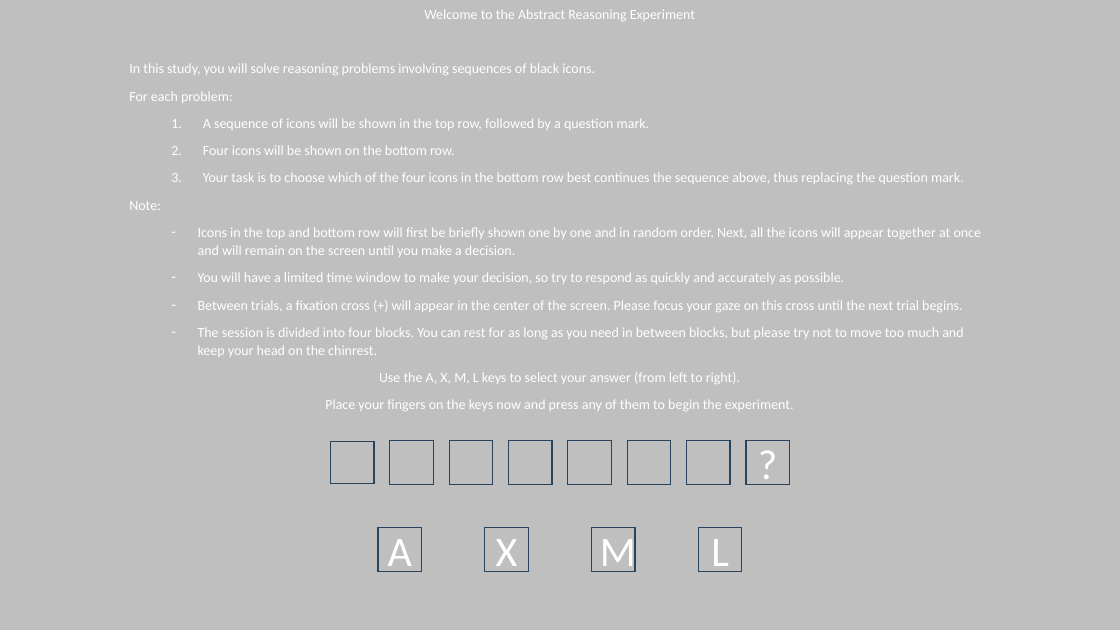
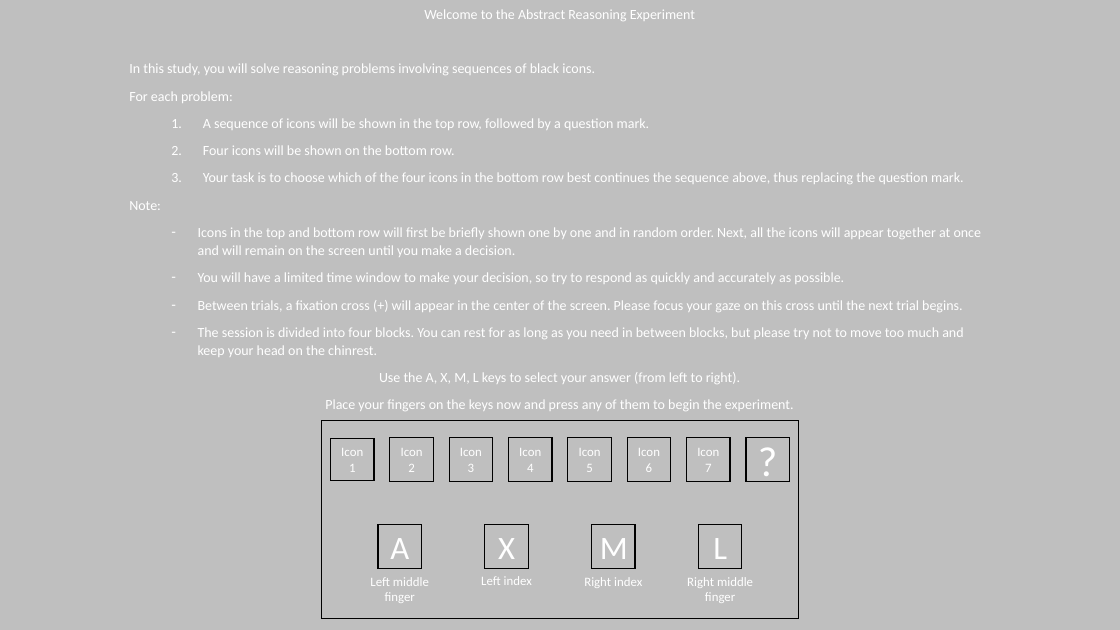
Before and after one commit to chris-pinier/abstract_reasoning, a slide deck: slide 2 of docs/messages.pptx. Drawn at 1120x630 pixels with LibreOffice and Linux fonts; fonts in the diff are those of the drawing. Boxes give left, top, right and bottom in pixels: in the first picture for what was removed or moved away, otherwise in the second. Text is boxed around its words. In the diff, an @@ line names an element or a change of style, - is before the commit and + after.

```diff
--- a/docs/messages.pptx
+++ b/docs/messages.pptx
@@ text in rectangle at box(341, 448, 363, 472): text added @@
+Icon 1
@@ 7 rectangles: place and size @@
-7 rectangles at box(390, 441, 790, 485)
+7 rectangles at box(390, 438, 790, 481)
@@ outline #28445D 1 pt to #000000 1 pt in 8 elements at box(746, 438, 790, 481), box(331, 439, 375, 481), box(628, 438, 671, 481), box(508, 438, 552, 481), box(686, 438, 730, 481), box(568, 438, 612, 481), box(450, 438, 493, 481), box(390, 438, 434, 481) @@
@@ text in rectangle at box(401, 448, 423, 472): text added @@
+Icon 2
@@ text in rectangle at box(450, 438, 493, 481): text added @@
+Icon3
@@ text in rectangle at box(519, 448, 541, 472): text added @@
+Icon
+4
@@ text in rectangle at box(579, 448, 601, 472): text added @@
+Icon 5
@@ text in rectangle at box(638, 448, 660, 472): text added @@
+Icon 6
@@ text in rectangle at box(697, 448, 719, 472): text added @@
+Icon 7
@@ size 36 to 28 pt; outline #28445D 1 pt to #000000 1 pt in 4 elements at box(699, 525, 743, 569), box(592, 525, 635, 569), box(485, 525, 528, 569), box(378, 525, 422, 569) @@
@@ group added at box(322, 421, 799, 618): 4 texts, 1 rectangle @@
+Right middle finger
+Right index
+Left index
+Left middle finger
```
Also in this commit, not shown: 2 other slides changed, 1 slide added, 8 other files.
